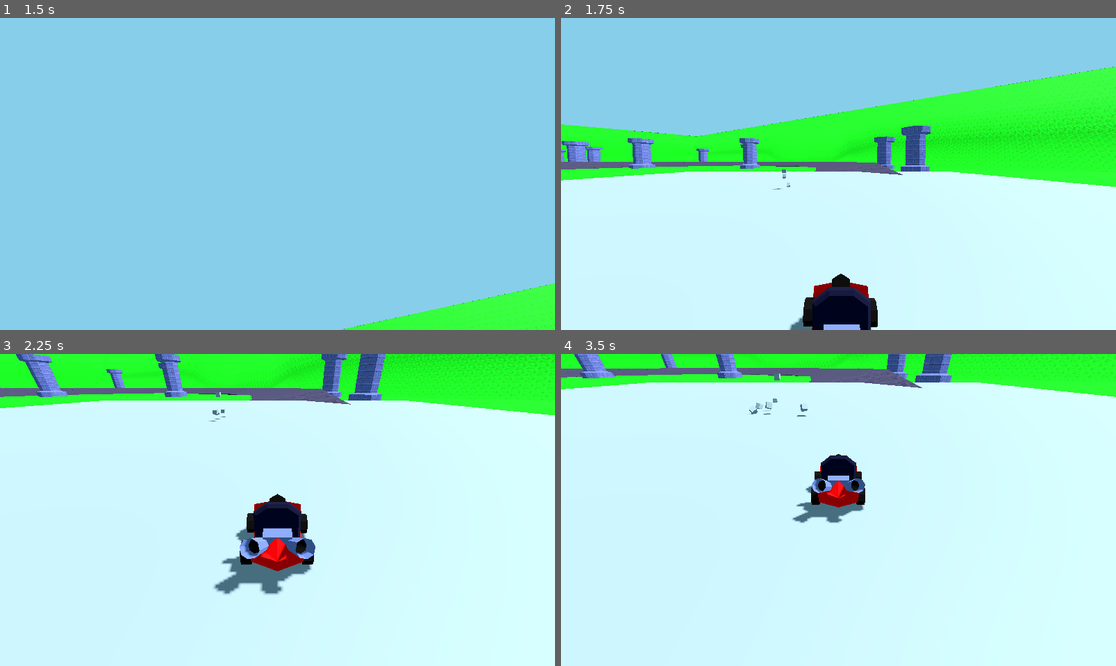
Above: before the commit, frames 1-4 (two rows, left to right).
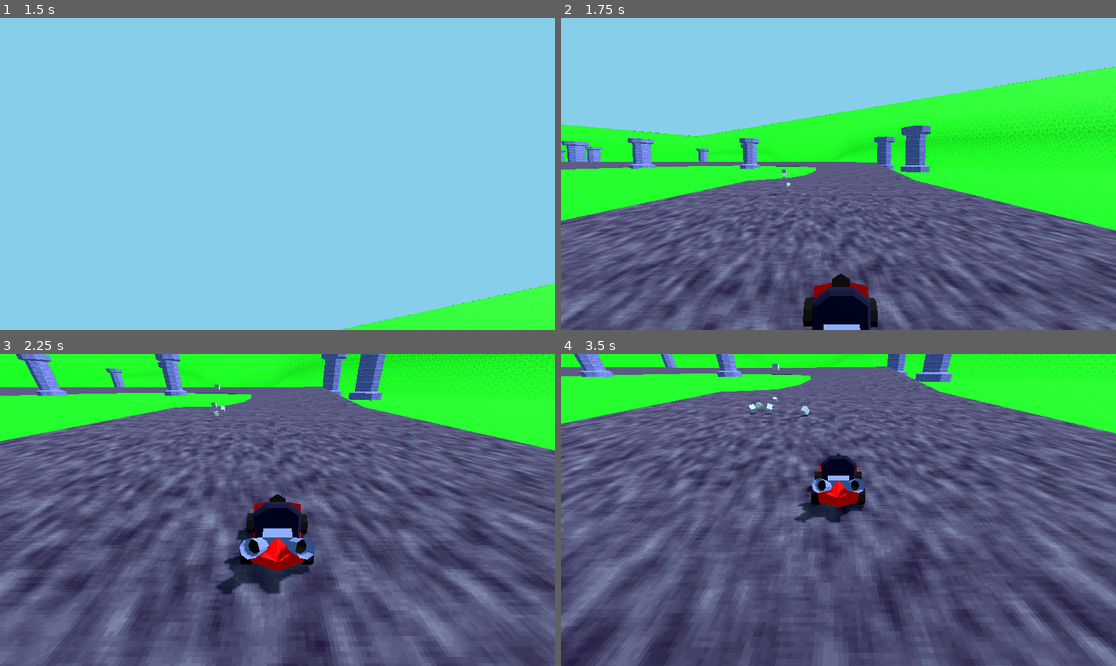
Above: after the commit, the same moments.

Repository: StubblyCamera52/yargkart
Game: Godot game, scene res://test.tscn
Two runs of this game, one before a commit and one after it. Both use one fixed random seed, a clock stepped at 60 frames per second and the inputs below.
Inputs (mouse positions are in pixels of both pictures, inside the frame that each line leads up to):
- Up to frame 1 (1.5 s): tap Enter (ui_accept) at 0.5, 0.77, 1.25 s; move the mouse to (399, 158) at 0.52 s; hold D (Steer_Right) 0.53-1.28 s; tap K (Action) at 0.6 s; click (399, 158) at 0.67 s; move the mouse to (166, 189) at 1.27 s; hold S from 1.28 s (still down); tap O (Join) at 1.35 s
- Up to frame 2 (1.75 s): keep holding S; tap Enter (ui_accept) at 1.52 s
- Up to frame 3 (2.25 s): move the mouse to (333, 441) at 2.02 s; release S at 2.03 s; hold D (Steer_Right) from 2.03 s (still down); tap F (Parry) at 2.1 s
- Up to frame 4 (3.5 s): move the mouse to (810, 572) at 2.77 s; release D (Steer_Right) at 2.78 s; hold W (Accelerate) from 2.78 s (still down); tap Q at 2.85 s; click (810, 572) at 2.92 s; tap Enter (ui_accept) at 3.02 s

Frame 1 is identical in both runs. In frame 2, 48% of the frame differs, in the area x 0-100%, y 49-100%; in frame 3, 83%; in frame 4, 90%, in the area x 0-100%, y 0-100%.

Commit message:
Update test.tscn

Diff:
--- a/test.tscn
+++ b/test.tscn
@@ -8,16 +8,6 @@
 [ext_resource type="Script" uid="uid://lu8xwg8bpcum" path="res://scripts/effects_manager.gd" id="5_ykrsh"]
 [ext_resource type="PackedScene" path="res://scenes/yargtrack_main.tscn" id="7_ehkex"]
 [ext_resource type="PackedScene" path="res://scenes/yargtrack_offroad.tscn" id="8_ehkex"]
-
-[sub_resource type="PhysicsMaterial" id="PhysicsMaterial_8uh7m"]
-
-[sub_resource type="BoxShape3D" id="BoxShape3D_mf4mk"]
-size = Vector3(100, 1, 100)
-
-[sub_resource type="BoxMesh" id="BoxMesh_37kl0"]
-size = Vector3(100, 1, 100)
-subdivide_width = 5
-subdivide_height = 5
 
 [sub_resource type="Sky" id="Sky_8uh7m"]
 
@@ -36,24 +26,15 @@
 
 [sub_resource type="ShaderMaterial" id="ShaderMaterial_vbegm"]
 shader = ExtResource("4_g14j6")
-shader_parameter/threshold = 0.7
-shader_parameter/smoothness = 0.05
+shader_parameter/threshold = 0.55
+shader_parameter/smoothness = 0.03
 shader_parameter/bg_color = Color(0, 0, 0, 1)
-shader_parameter/fg_color = Color(1, 1, 0.14902, 1)
-shader_parameter/invert = true
+shader_parameter/fg_color = Color(1, 1, 1, 1)
+shader_parameter/invert = false
 shader_parameter/intensity = 1.0
 
 [node name="test" type="Node3D"]
 script = ExtResource("1_8uh7m")
-
-[node name="Ground" type="StaticBody3D" parent="."]
-physics_material_override = SubResource("PhysicsMaterial_8uh7m")
-
-[node name="CollisionShape3D" type="CollisionShape3D" parent="Ground"]
-shape = SubResource("BoxShape3D_mf4mk")
-
-[node name="MeshInstance3D" type="MeshInstance3D" parent="Ground"]
-mesh = SubResource("BoxMesh_37kl0")
 
 [node name="WorldEnvironment" type="WorldEnvironment" parent="."]
 environment = SubResource("Environment_6uqi0")
Not shown: 1 places in test.tscn that only renumber resources
